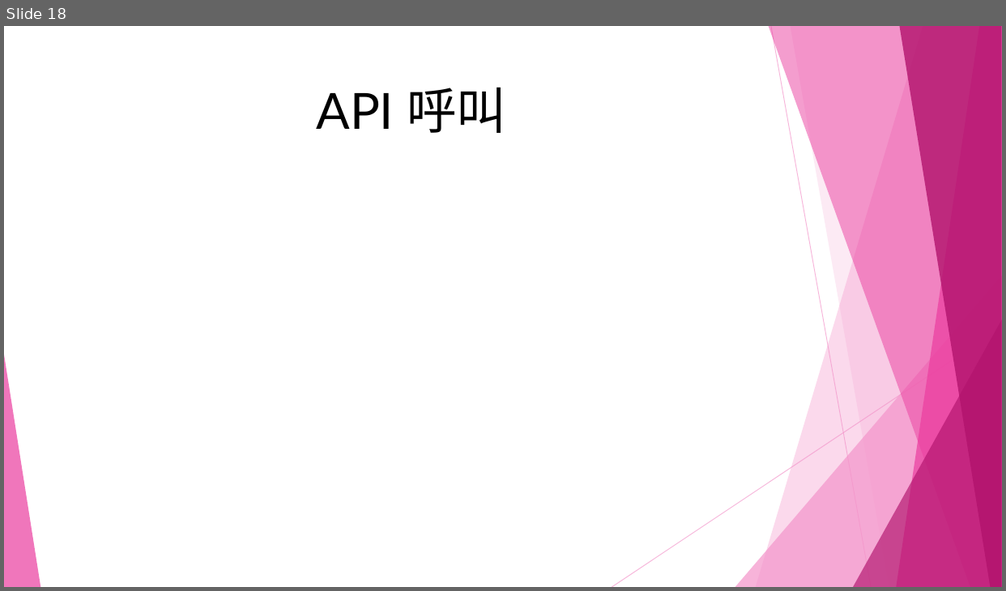
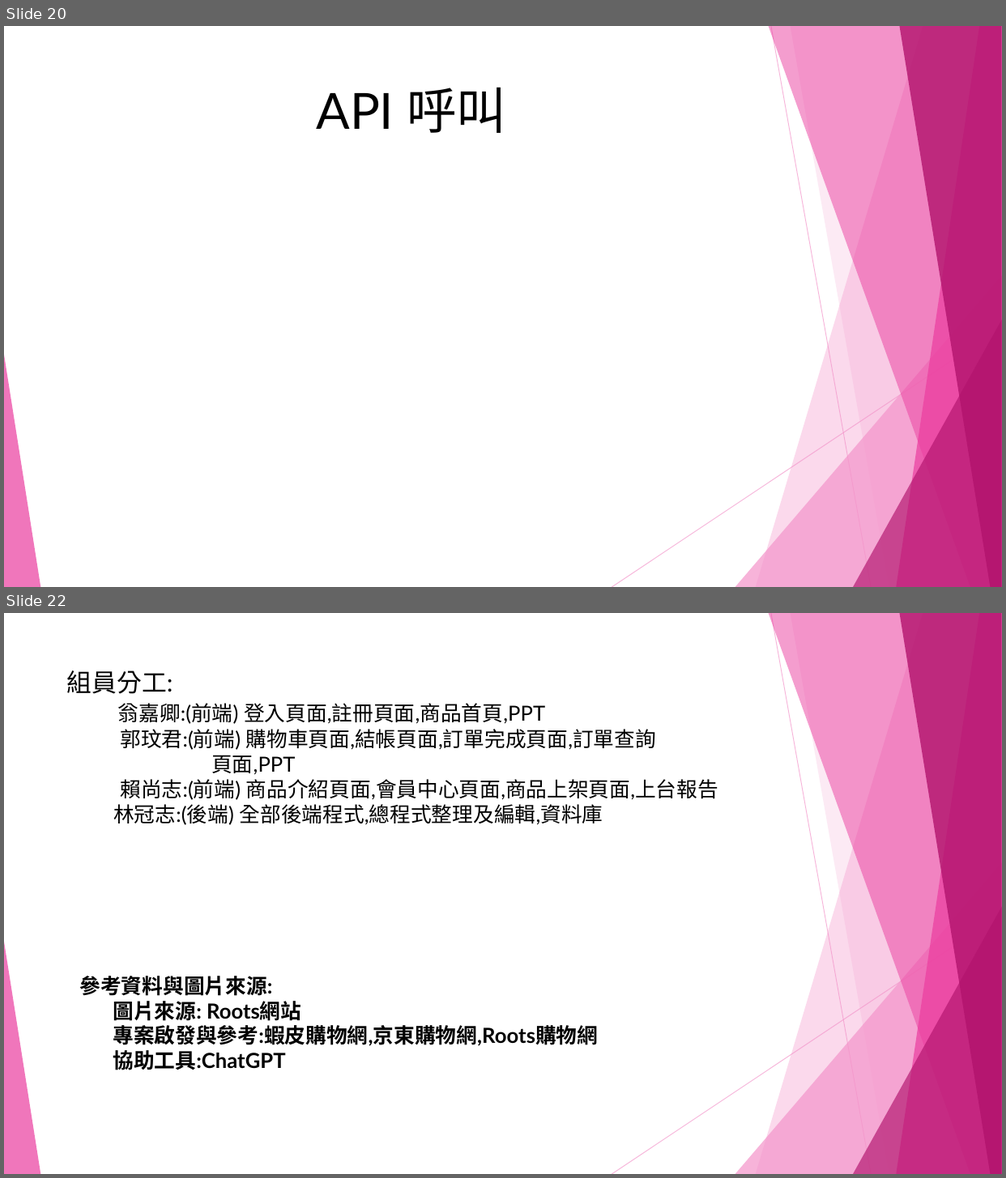
Before and after one commit to shoppingpd/powerpoint, a slide deck: ShoppingBuy專案1.pptx. Shown one above the other, each under a label of ours: slide 18 before the commit, slides 20 and 22 after it; the slides between them are not shown. The pictures are 1006x591 and 1006x1178 pixels, drawn with LibreOffice and Linux fonts; fonts in the diff are those of the drawing. Boxes give left, top, right and bottom in pixels: in the first picture for what was removed or moved away, otherwise in the second. Text is boxed around its words. In the diff, an @@ line names an element or a change of style, - is before the commit and + after.

```diff
--- a/ShoppingBuy專案1.pptx
+++ b/ShoppingBuy專案1.pptx
@@ slide 22 added at [4, 613, 1002, 1174], background pattern #FFFFFF on #FFFFFF; not listed: 10 template elements that a slide beside it also shows @@
@@ title added at [67, 671, 718, 825], 20 pt, text #000000 @@
+組員分工:
+翁嘉卿:(前端) 登入頁面,註冊頁面,商品首頁,PPT
+郭玟君:(前端) 購物車頁面,結帳頁面,訂單完成頁面,訂單查詢
+頁面,PPT
+賴尚志:(前端) 商品介紹頁面,會員中心頁面,商品上架頁面,上台報告
+林冠志:(後端) 全部後端程式,總程式整理及編輯,資料庫
@@ text added at [80, 976, 598, 1071], 20 pt, text #000000, bold @@
+參考資料與圖片來源:
+圖片來源: Roots網站
+專案啟發與參考:蝦皮購物網,京東購物網,Roots購物網
+協助工具:ChatGPT
@@ what was slide 18 is now slide 20 @@
```
Also in this commit, not shown: 13 slides changed, 2 other slides added.
